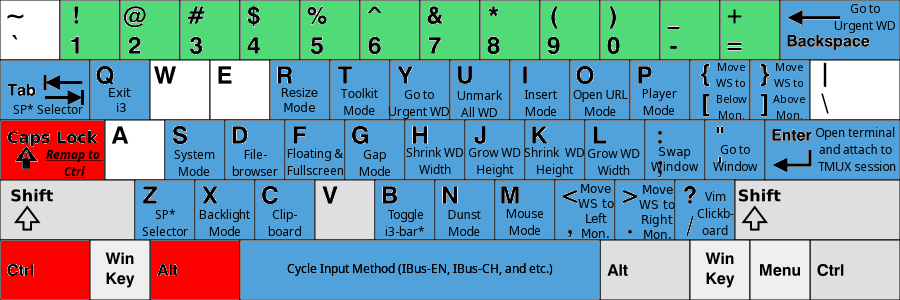
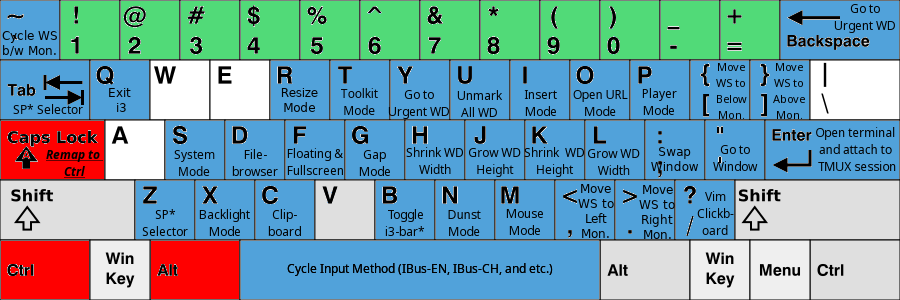
Layered file, before and after one edit (900×300). Changes by layer:
added layer "Cycle WS ..." above "KB_United_States-NoAltGr.svg" over [2, 30, 57, 56]
painted on "KB_United_States-NoAltGr.svg" over [1, 1, 59, 94]
